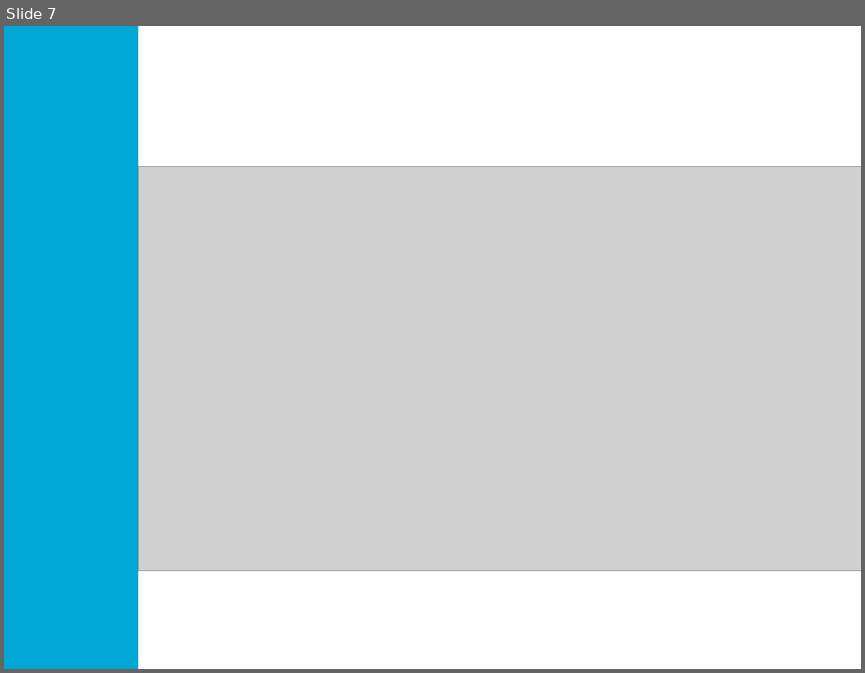
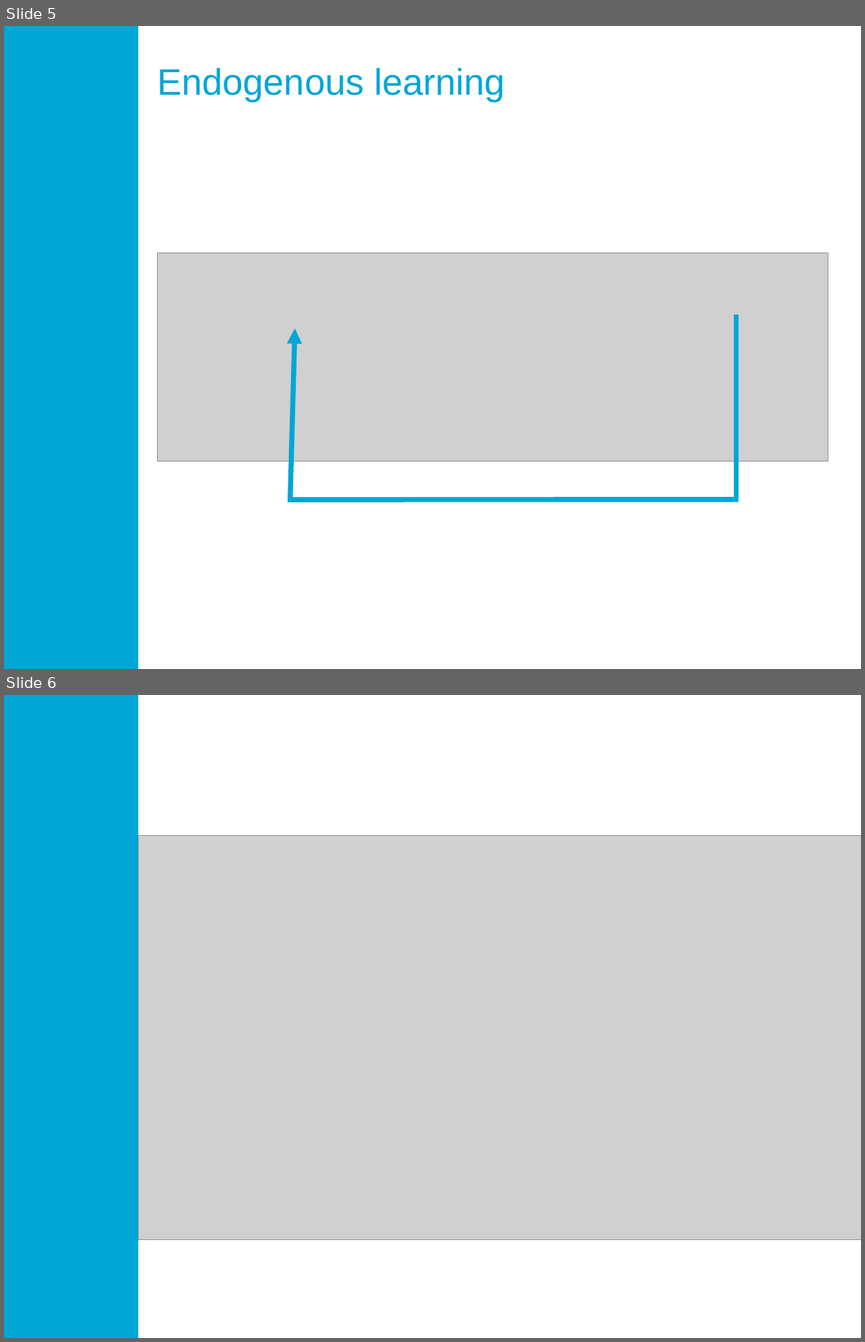
Before and after one commit to quaquel/resilience17, a slide deck: draft resilience17.pptx. Shown one above the other, each under a label of ours: slide 7 before the commit, slides 5 and 6 after it. The pictures are 865x673 and 865x1342 pixels, drawn with LibreOffice and Linux fonts; fonts in the diff are those of the drawing; grey boxes stand for pictures; background and template pictures are left out. Boxes give left, top, right and bottom in pixels: in the first picture for what was removed or moved away, otherwise in the second. Text is boxed around its words. In the diff, an @@ line names an element or a change of style, - is before the commit and + after.

```diff
--- a/draft resilience17.pptx
+++ b/draft resilience17.pptx
@@ slide 5 added at (4, 26, 861, 669), background #FFFFFF; not listed: 1 template element that a slide beside it also shows @@
@@ title added at (157, 67, 505, 101), 44 pt, text #00A6D6 @@
+Endogenous learning
@@ picture added at (157, 252, 827, 461) @@
@@ arrow added from (290, 499) to (295, 329), #00A6D6 6 pt @@
@@ line added from (736, 314) to (736, 499), #00A6D6 6 pt @@
@@ line added from (738, 499) to (288, 499), #00A6D6 6 pt @@
@@ what was slide 7 is now slide 6 @@
```
Also in this commit, not shown: 3 other slides added, 5 slides removed, 8 other files.
